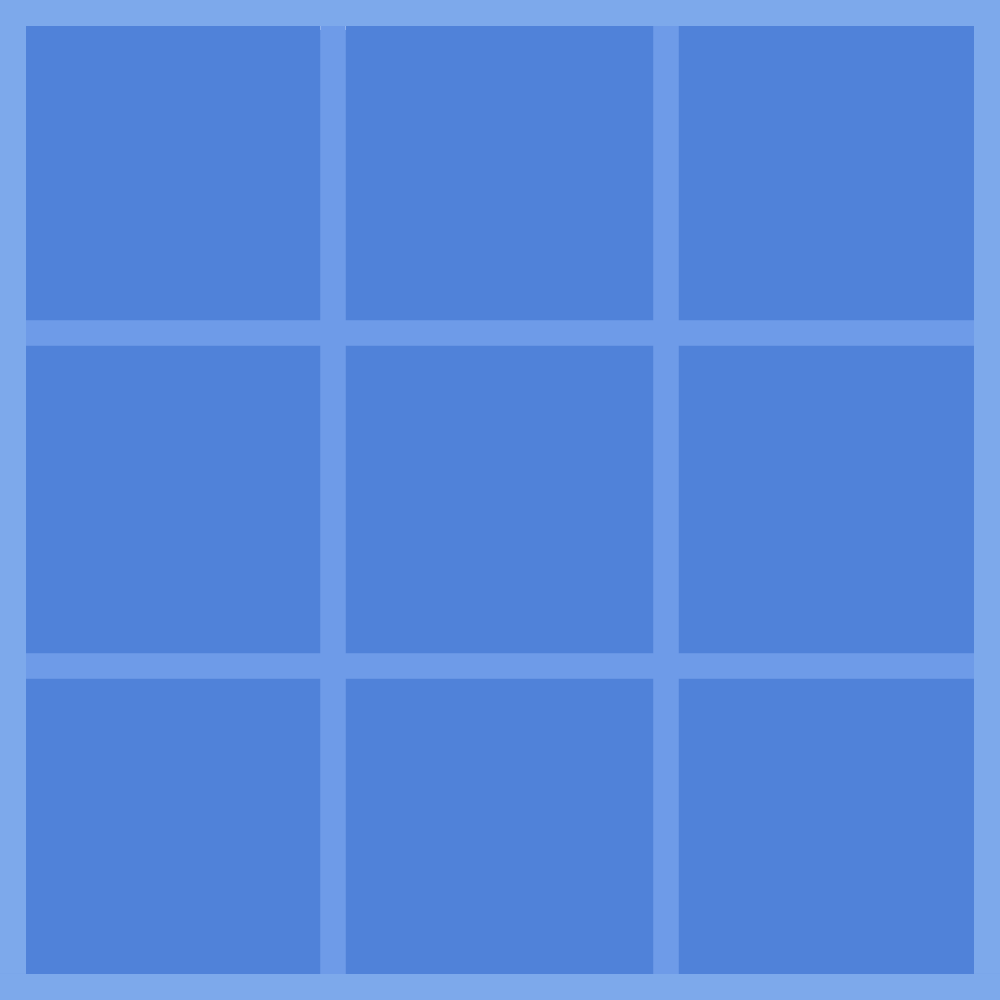
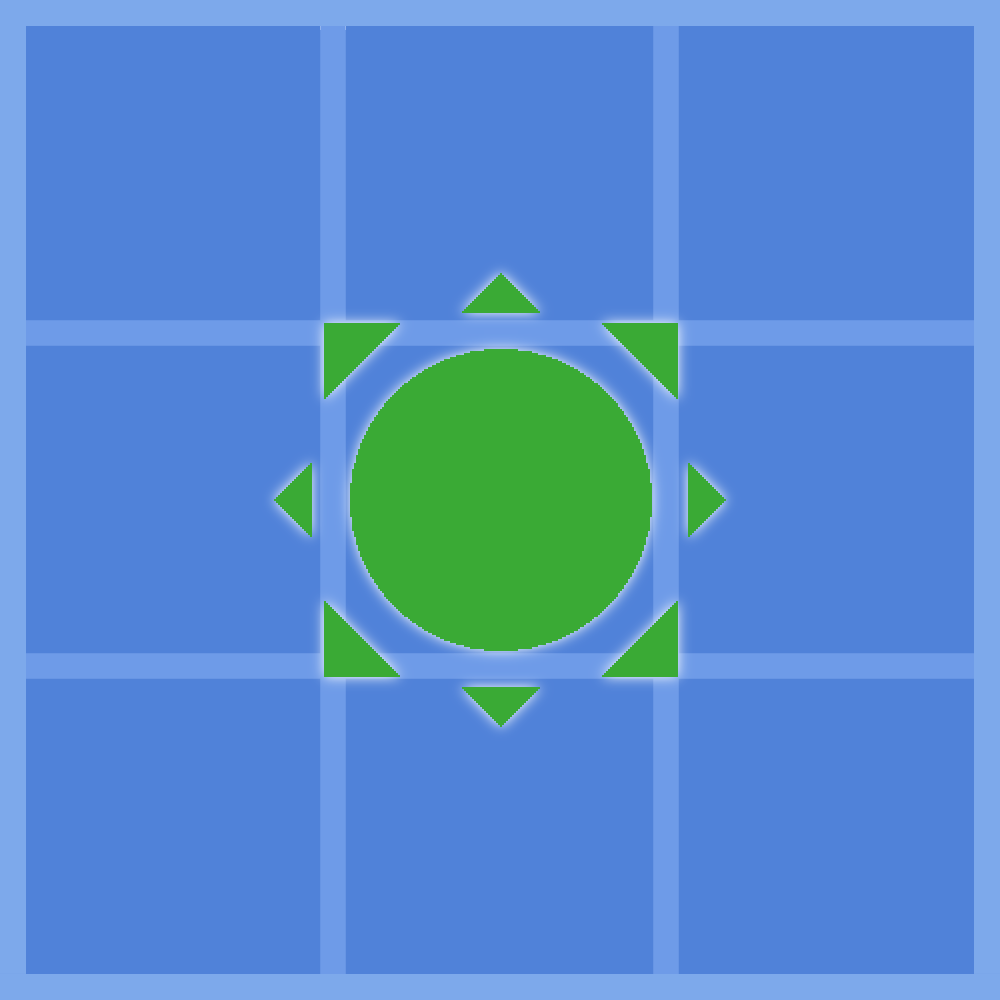
Revision of a layered 1000 x 1000 image; what changed, layer by layer:
showed group "Solar" (2 layers) over [left=264, top=262, right=736, bottom=738]
painted on "Solar.png" over [left=274, top=273, right=726, bottom=727]
